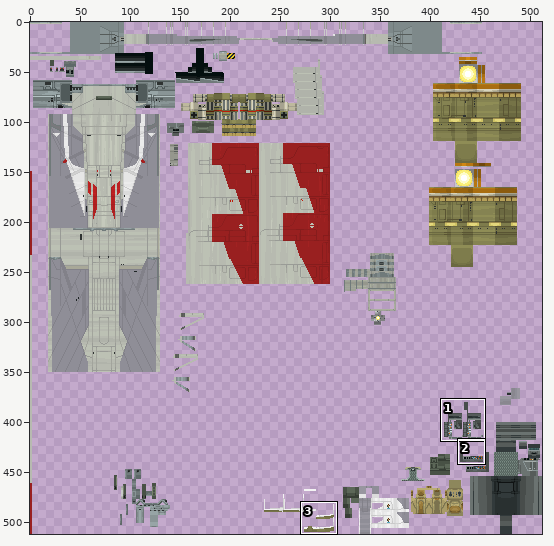
Two versions of one sprite sheet, projects/pswg/src/main/resources/assets/pswg/textures/ship/awing_rz1.png. Above: a wide view before the commit, with the close-up outlined.
Close-up. Earlier state:
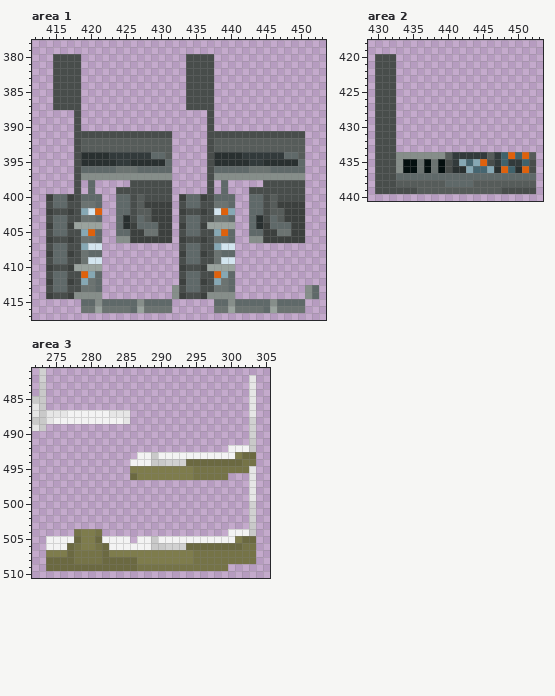
The file is 512x512 pixels. Colours within 5 levels of each other are drawn and written as one. Shown: area 1: x 412..453, y 378..417; area 2: x 429..453, y 418..440; area 3: x 272..305, y 481..510. The commit also changed other parts of the picture, which this record leaves out.
New version:
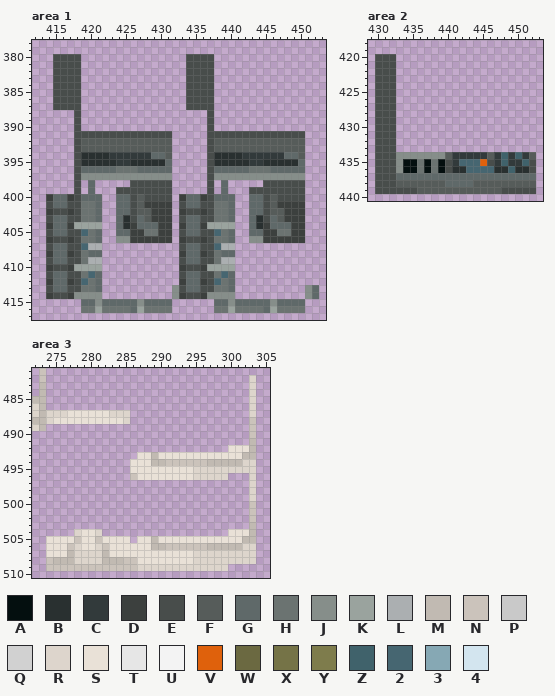
Palette (. is transparent): A #040f0f  B #293030  C #323a3b  D #3c403e  E #484d4b  F #565c5a  G #5f6969  H #6b7371  J #868e8a  K #9aa39e  L #abafb1  M #c1bab2  N #cbc3bb  P #c9c9c9  Q #d1d1d1  R #ddd5cc  S #e9e1d7  T #e6e6e6  U #f3f3f3  V #df610c  W #6b6941  X #757347  Y #7e7c4c  Z #40626b  2 #466671  3 #86a8b4  4 #d3e5ef
The edit:
Area 1:
Colour 2 replaces colour 3 in row 405 at x 419 and 438; in row 407 at x 419 and 438; in row 411 at x 420 and 439; in row 412 at x 419 and 438.
Colour G replaces colour 3 in row 402 at x 440.
Colour G replaces colour V in row 402 at x 421.
Colour H replaces colour 3 in row 402 at x 419.
Colour H replaces colour 4 in row 402 at x 420 and 438.
Colour H replaces colour V in row 402 at x 439; in row 405 at x 420 and 439; in row 411 at x 419 and 438.
Colour L replaces colour 4 in row 407 at x 420 to 421 and 439 to 440; in row 409 at x 420 to 421 and 439 to 440.
Area 2:
Colour 2 replaces colour 3 in row 435 at x 442 and 444; in row 436 at x 443 and 446.
Colour B replaces colour V in row 436 at x 448 and 451.
Colour C replaces colour V in row 434 at x 449 and 451.
Area 3:
Colour M replaces colour P in rows 483 to 484 at x 273; in row 485 at x 272 to 273; in rows 486 to 487 at x 273; in row 488 at x 272 to 273; in row 489 at x 273; in rows 491 to 492 at x 303.
Colour M replaces colour P in row 493 at x 289; in row 494 at x 289 to 290; in rows 503 to 504 at x 303; in row 505 at x 289; in row 506 at x 289 to 290.
Colour M replaces colour W in row 493 at x 302 to 303; in row 494 at x 297 to 301; in row 505 at x 302 to 303; in row 506 at x 297 to 301; in row 507 at x 277 and 282; in row 508 at x 275 to 277 and 282 to 284.
Colour N replaces colour Q in rows 481 to 482 at x 273; in rows 488 to 490 at x 303; in row 494 at x 291 to 293; in rows 500 to 502 at x 303; in row 506 at x 291 to 293.
Colour N replaces colour W in row 494 at x 294 to 296; in row 496 at x 286; in row 505 at x 278 and 281; in row 506 at x 277, 282 and 294 to 296; in row 508 at x 274 and 285 to 286; in row 509 at x 274 to 286.
Colour R replaces colour T in rows 482 to 485 at x 303; in row 486 at x 272 and 303; in row 487 at x 272, 274 to 276, 283 to 285 and 303; in row 488 at x 274 and 285; in row 489 at x 272; in rows 495 to 499 at x 303.
Colour R replaces colour X in row 494 at x 302 to 303; in row 495 at x 295 to 302; in row 496 at x 295 to 299; in row 504 at x 278 and 281; in row 506 at x 278, 281 and 302 to 303; in rows 507 to 508 at x 278 to 281 and 295 to 303.
Colour R replaces colour X in row 509 at x 287 to 299.
Colour S replaces colour U in row 487 at x 277 to 282; in row 488 at x 275 to 284; in row 492 at x 300 to 302; in row 493 at x 287 to 288 and 290 to 300; in row 494 at x 286 to 288; in row 504 at x 300 to 302.
Colour S replaces colour U in row 505 at x 274 to 277, 282 to 285, 287 to 288 and 290 to 300; in row 506 at x 274 to 276 and 283 to 288.
Colour S replaces colour Y in row 493 at x 301; in row 495 at x 286 to 294; in row 496 at x 287 to 294; in row 504 at x 279 to 280; in row 505 at x 279 to 280 and 301; in row 506 at x 279 to 280.
Colour S replaces colour Y in row 507 at x 274 to 276 and 283 to 294; in row 508 at x 287 to 294.
Changed places in both close-ups, as pixel boxes (x1, y1, x2, y2):
changed: (81, 208, 102, 285)
changed: (214, 208, 235, 285)
changed: (459, 152, 529, 173)
changed: (32, 368, 256, 571)
